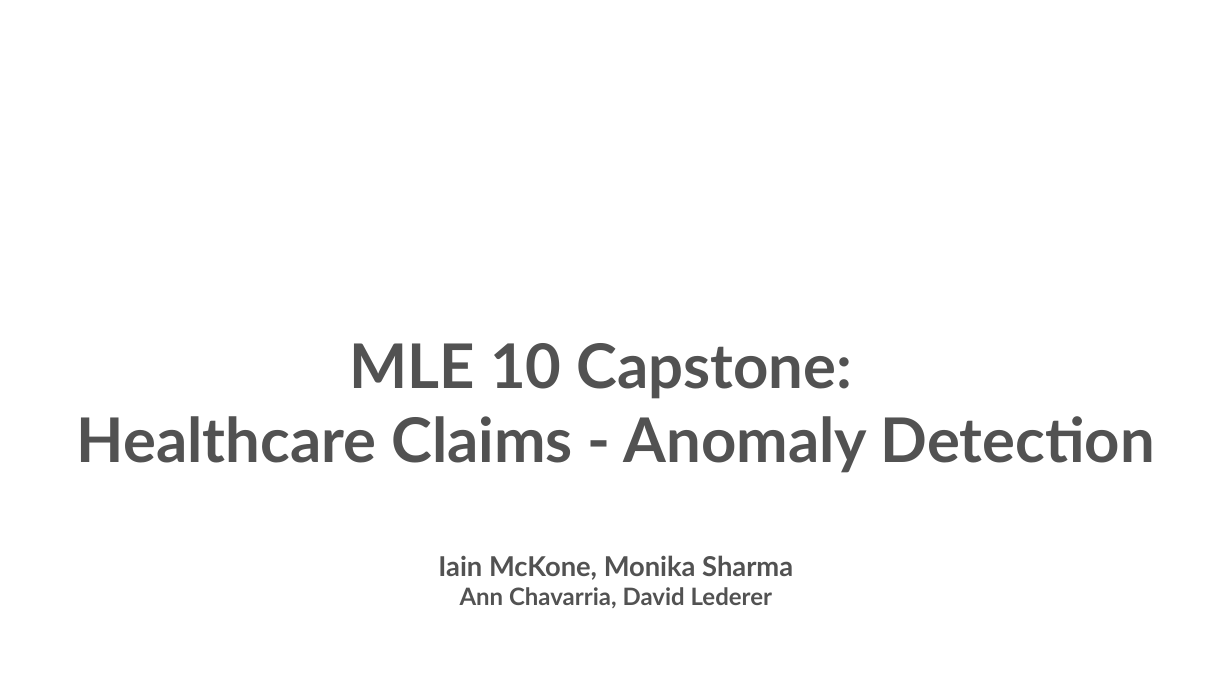
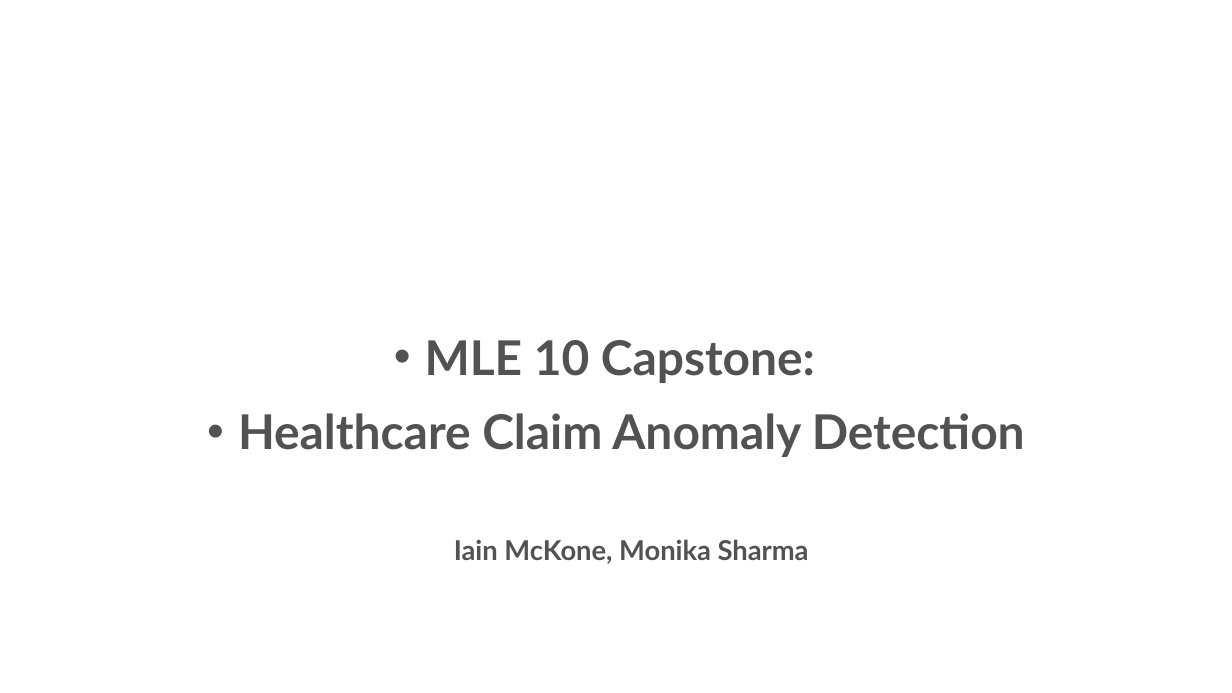
Before and after one commit to monika0603/MLE10-Capstone-Project, a slide deck: slide 1 of docs/presentation/CapstonePreso_HealthcareAnomaly.pptx. Drawn at 1232x693 pixels with LibreOffice and Linux fonts; fonts in the diff are those of the drawing; background and template pictures are left out. Boxes give left, top, right and bottom in pixels: in the first picture for what was removed or moved away, otherwise in the second. Text is boxed around its words. In the diff, an @@ line names an element or a change of style, - is before the commit and + after.

```diff
--- a/docs/presentation/CapstonePreso_HealthcareAnomaly.pptx
+++ b/docs/presentation/CapstonePreso_HealthcareAnomaly.pptx
@@ subtitle at <box>425,340,815,383</box>: size 36 to 28 pt in "MLE 10 Capstone:"; bullet none to •; more space between paragraphs @@
@@ subtitle at <box>238,413,1025,564</box>: text changed; size 36 to 28 pt @@
-Healthcare Claims - Anomaly Detection
-Iain McKone, Monika Sharma
-Ann Chavarria, David Lederer
+• Healthcare Claim Anomaly Detection
+  Iain McKone, Monika Sharma
```
Also in this commit, not shown: 25 other slides changed, 8 slides added, 5 slides removed, 7 other files.
